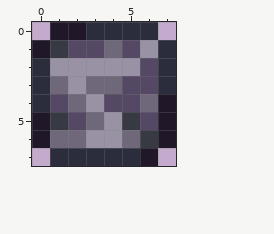
Pixel-art sprite -- Content/Items/Truff_Item.png. That is the earlier state.
The file is 16x16 pixels, drawn in blocks of 2x2; one block is one cell here.
And afterwards:
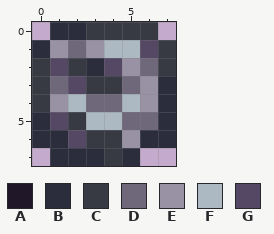
Palette (. is transparent): A #201829  B #2b2d3d  C #383a43  D #6f687b  E #9892a4  F #adb9c2  G #544865
Diff:
Changed rows in their new state; - is an unchanged pixel.
first column x 0:
0 -BBCCCC-
1 BEDEFFGC
2 CGCBG-DC
3 C-GCCDE-
4 CEFDDFEB
5 BGCFFDDB
6 BBGCCEBB
7 ----C-.-
Where, in picture pixels (left, top, right, bottom), the same in both pictures:
changed: (32, 22, 176, 166)
